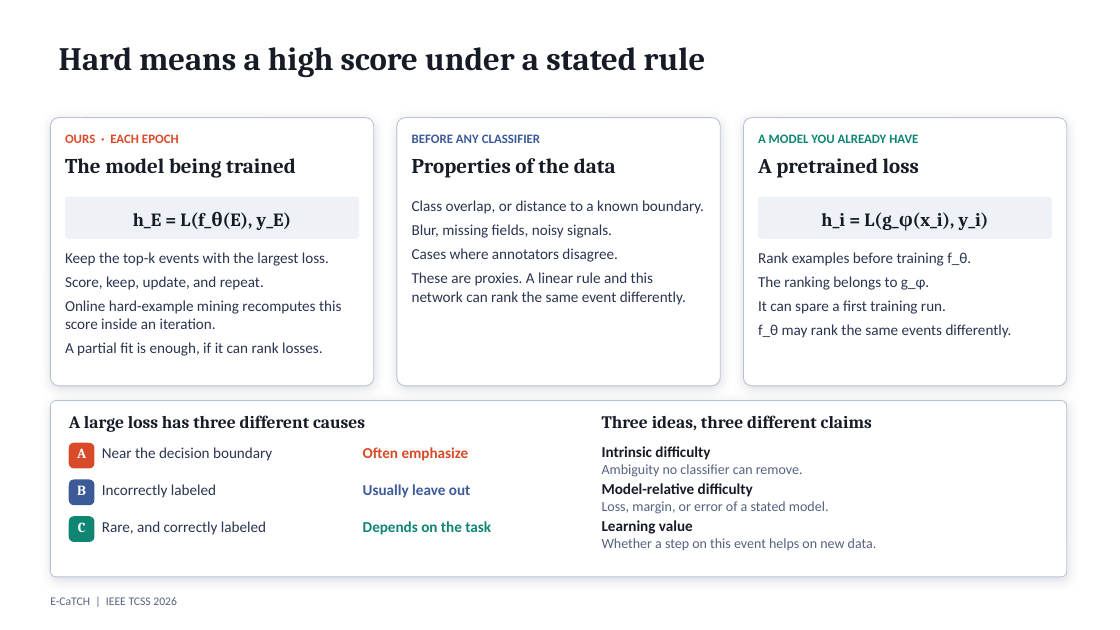
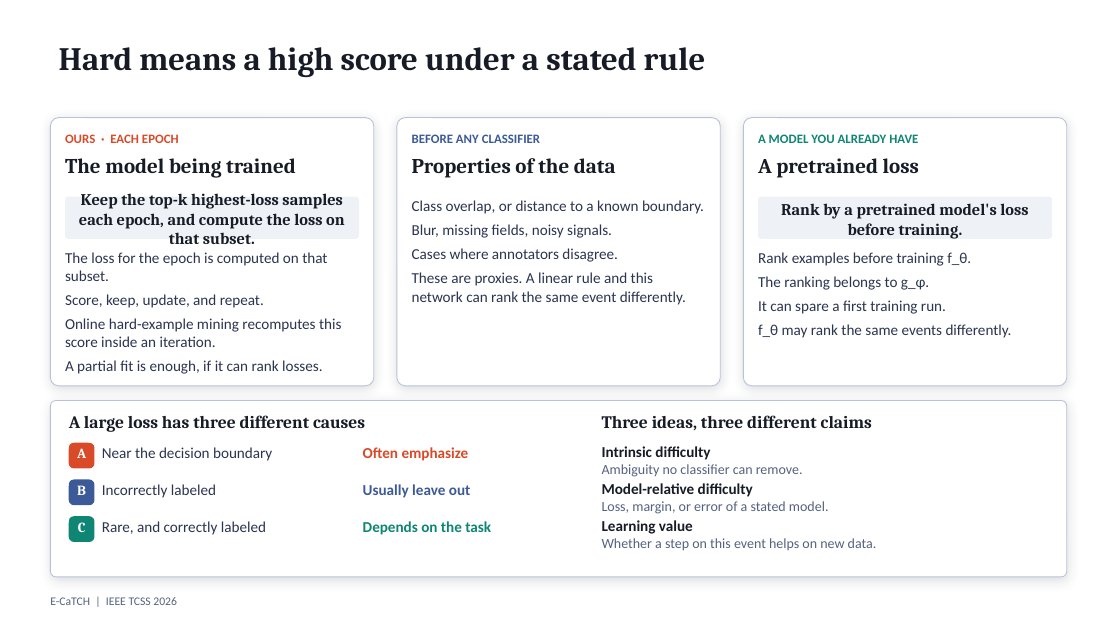
Before and after one commit to amousavi1/amousavi1.github.io, a slide deck: slide 20 of talks/georgetown-2026-ecatch/E-CaTCH_presentation_complete.pptx. Drawn at 1120x630 pixels with LibreOffice and Linux fonts; fonts in the diff are those of the drawing. Boxes give left, top, right and bottom in pixels: in the first picture for what was removed or moved away, otherwise in the second. Text is boxed around its words. In the diff, an @@ line names an element or a change of style, - is before the commit and + after.

```diff
--- a/talks/georgetown-2026-ecatch/E-CaTCH_presentation_complete.pptx
+++ b/talks/georgetown-2026-ecatch/E-CaTCH_presentation_complete.pptx
@@ text at <box>79,193,345,244</box>: text changed; size 16 to 14 pt @@
-h_E = L(f_θ(E), y_E)
+Keep the top-k highest-loss samples each epoch, and compute the loss on that subset.
@@ text at <box>781,203,1028,239</box>: text changed; size 16 to 14 pt @@
-h_i = L(g_φ(x_i), y_i)
+Rank by a pretrained model's loss before training.
@@ text at <box>65,252,327,281</box>: text changed @@
-Keep the top-k events with the largest loss.
+The loss for the epoch is computed on that subset.
```
Also in this commit, not shown: 5 other slides changed, 1 other file.
